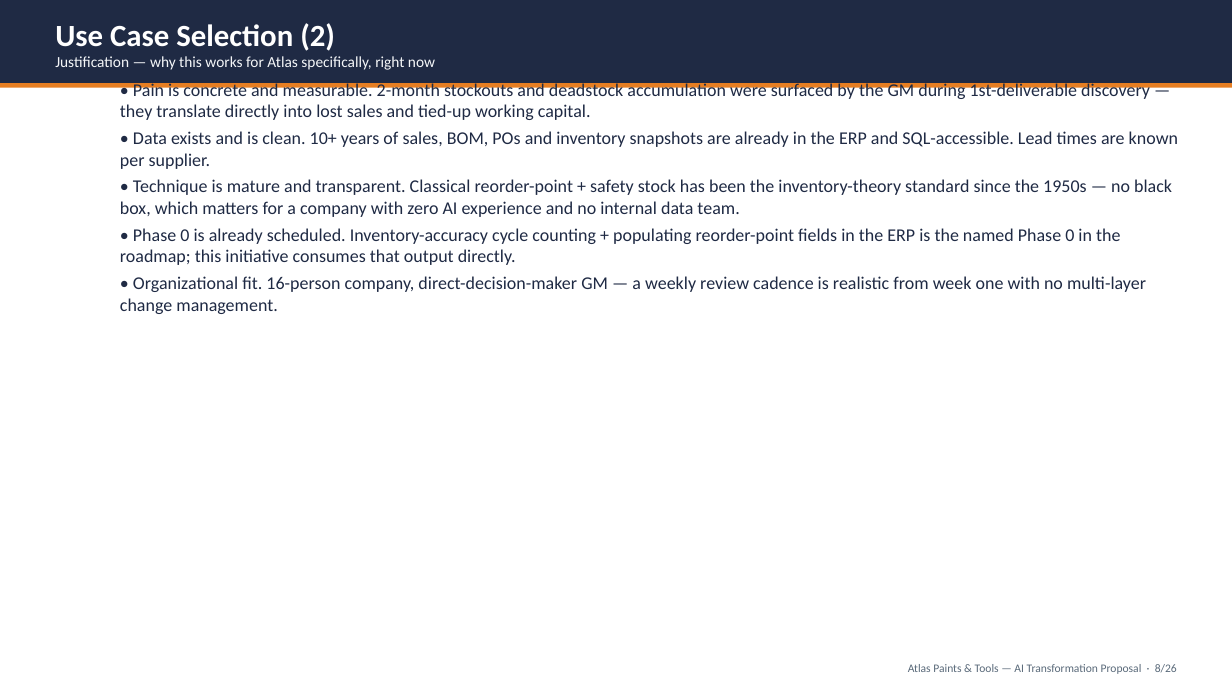
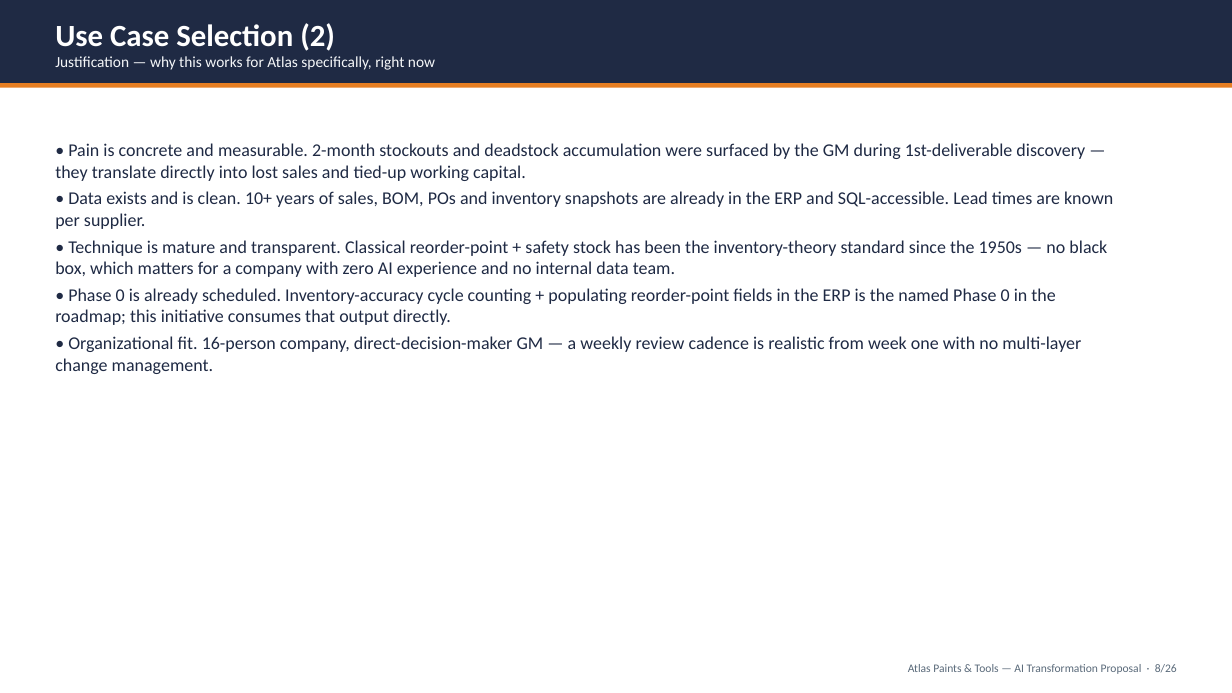
Before and after one commit to Khalifeh11/inventory-reorder-intelligence, a slide deck: slide 8 of proposal/Atlas_AI_Solution_Proposal.pptx. Drawn at 1232x693 pixels with LibreOffice and Linux fonts; fonts in the diff are those of the drawing. Boxes give left, top, right and bottom in pixels: in the first picture for what was removed or moved away, otherwise in the second. Text is boxed around its words. In the diff, an @@ line names an element or a change of style, - is before the commit and + after.

```diff
--- a/proposal/Atlas_AI_Solution_Proposal.pptx
+++ b/proposal/Atlas_AI_Solution_Proposal.pptx
@@ text "• Pain is concrete and ...": place and size @@
-text "• Pain is concrete and ..." at <box>120,81,1178,314</box>
+text "• Pain is concrete and ..." at <box>55,143,1113,374</box>
```
Also in this commit, not shown: 13 other slides changed.
